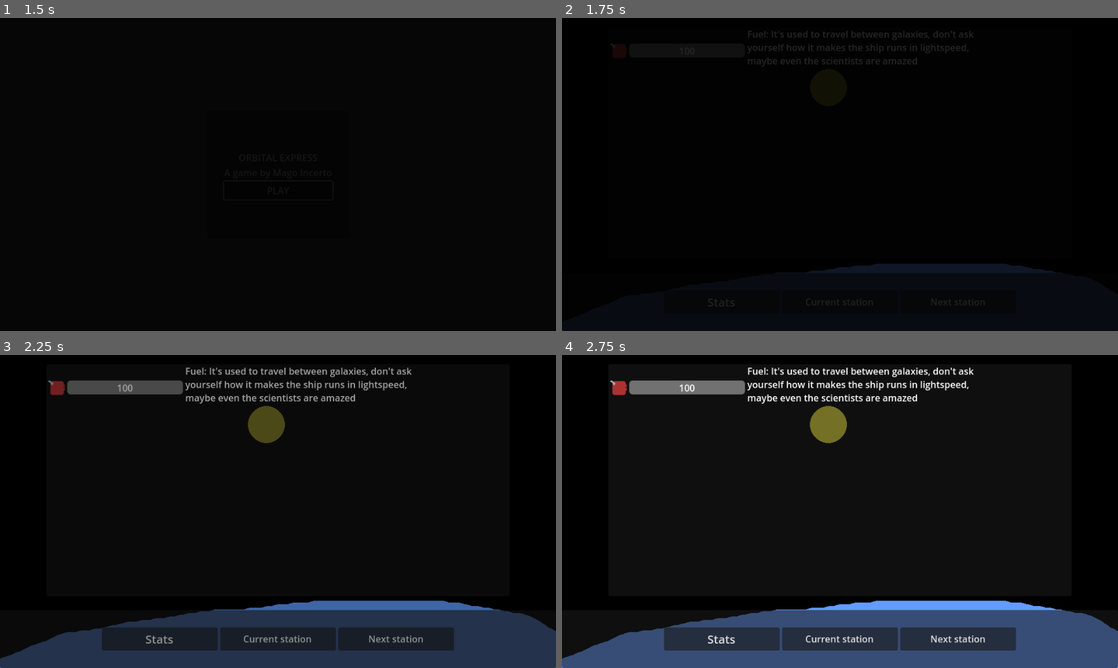
Above: before the commit, frames 1-4 (two rows, left to right).
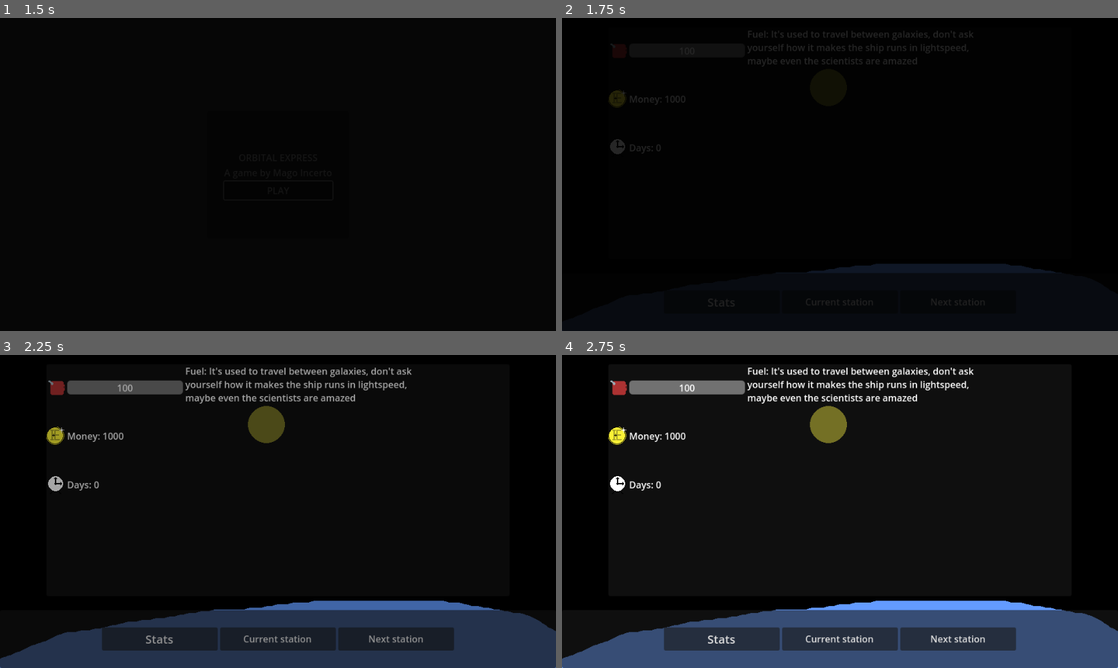
Above: after the commit, the same moments.

Repository: GustavoIgor/orbital-express
Game: Godot game, scene res://Scenes/main_menu.tscn
Same seed, same stepped clock (60 frames per second), same inputs: the game is played once before the commit and once after it.
Inputs:
- Up to frame 1 (1.5 s): click "PLAY" at 0.5 s; click "PLAY" at 1.25 s
- Up to frame 2 (1.75 s): no input
- Up to frame 3 (2.25 s): click "Stats" at 2 s
- Up to frame 4 (2.75 s): no input

Frame 1 is identical in both runs. In frame 2, 0.3% of the frame differs, in the area x 8-23%, y 22-44%; in frame 3, 0.4%; in frame 4, 0.5%.

Commit message:
Stats scene complete

Diff:
--- a/Scenes/station.tscn
+++ b/Scenes/station.tscn
@@ -70,3 +70,7 @@
 layout_mode = 1
 offset_top = 16.0
 offset_bottom = 416.0
+
+[connection signal="pressed" from="Control/Bar/HBoxContainer/Stats" to="." method="_on_stats_pressed"]
+[connection signal="pressed" from="Control/Bar/HBoxContainer/CurrentStation" to="." method="_on_current_station_pressed"]
+[connection signal="pressed" from="Control/Bar/HBoxContainer/NextStation" to="." method="_on_next_station_pressed"]
--- a/Scenes/stats.tscn
+++ b/Scenes/stats.tscn
@@ -1,7 +1,9 @@
-[gd_scene load_steps=3 format=3 uid="uid://dg2ie0juhtj7p"]
+[gd_scene load_steps=5 format=3 uid="uid://dg2ie0juhtj7p"]
 
 [ext_resource type="Script" path="res://Scripts/stats.gd" id="1_3yys5"]
 [ext_resource type="Texture2D" uid="uid://0s3vn55i83cb" path="res://Assets/gas.png" id="1_stn2a"]
+[ext_resource type="Texture2D" uid="uid://dqhdmi3g8rri" path="res://Assets/coin.png" id="3_x8v56"]
+[ext_resource type="Texture2D" uid="uid://bm2iw7gayxxwp" path="res://Assets/time.png" id="4_b5oyn"]
 
 [node name="Stats" type="Panel"]
 custom_minimum_size = Vector2(800, 400)
@@ -60,7 +62,39 @@
 horizontal_alignment = 1
 vertical_alignment = 1
 
+[node name="Money" type="HBoxContainer" parent="HBoxContainer/VBoxContainer"]
+custom_minimum_size = Vector2(0, 80)
+layout_mode = 2
+
+[node name="TextureRect" type="TextureRect" parent="HBoxContainer/VBoxContainer/Money"]
+custom_minimum_size = Vector2(32, 32)
+layout_mode = 2
+texture = ExtResource("3_x8v56")
+stretch_mode = 3
+
+[node name="Label" type="Label" parent="HBoxContainer/VBoxContainer/Money"]
+layout_mode = 2
+text = "Money:"
+
+[node name="Days" type="HBoxContainer" parent="HBoxContainer/VBoxContainer"]
+custom_minimum_size = Vector2(0, 80)
+layout_mode = 2
+
+[node name="TextureRect" type="TextureRect" parent="HBoxContainer/VBoxContainer/Days"]
+custom_minimum_size = Vector2(32, 32)
+layout_mode = 2
+texture = ExtResource("4_b5oyn")
+stretch_mode = 3
+
+[node name="Label" type="Label" parent="HBoxContainer/VBoxContainer/Days"]
+layout_mode = 2
+text = "Days:"
+
 [node name="RichTextLabel" type="RichTextLabel" parent="HBoxContainer"]
 custom_minimum_size = Vector2(400, 0)
 layout_mode = 2
 text = "Fuel: It's used to travel between galaxies, don't ask yourself how it makes the ship runs in lightspeed, maybe even the scientists are amazed"
+
+[connection signal="mouse_entered" from="HBoxContainer/VBoxContainer/Fuel" to="." method="_on_fuel_mouse_entered"]
+[connection signal="mouse_entered" from="HBoxContainer/VBoxContainer/Money" to="." method="_on_money_mouse_entered"]
+[connection signal="mouse_entered" from="HBoxContainer/VBoxContainer/Days" to="." method="_on_days_mouse_entered"]
--- a/Scripts/space_ship.gd
+++ b/Scripts/space_ship.gd
@@ -26,7 +26,7 @@
 		shoot()
 
 func shoot() -> void:
-	var bullet_instance = preload("res://Scenes/Bullet.tscn").instantiate()
+	var bullet_instance = preload("res://Scenes/bullet.tscn").instantiate()
 	bullet_instance.global_position = global_position
 	bullet_instance.rotation = rotation
 	get_parent().add_child(bullet_instance)
--- a/Scripts/station.gd
+++ b/Scripts/station.gd
@@ -6,3 +6,12 @@
 # Called every frame. 'delta' is the elapsed time since the previous frame.
 func _process(delta: float) -> void:
 	pass
+
+func _on_stats_pressed() -> void:
+	pass # Replace with function body.
+
+func _on_current_station_pressed() -> void:
+	pass # Replace with function body.
+
+func _on_next_station_pressed() -> void:
+	pass # Replace with function body.
--- a/Scripts/stats.gd
+++ b/Scripts/stats.gd
@@ -1,6 +1,9 @@
 extends Panel
 @onready var fuel_progress_bar : ProgressBar = $HBoxContainer/VBoxContainer/Fuel/ProgressBar
 @onready var fuel_label : Label = $HBoxContainer/VBoxContainer/Fuel/ProgressBar/Label
+@onready var money_label : Label = $HBoxContainer/VBoxContainer/Money/Label
+@onready var days_label : Label = $HBoxContainer/VBoxContainer/Days/Label
+@onready var info : RichTextLabel = $HBoxContainer/RichTextLabel
 # Called when the node enters the scene tree for the first time.
 func _ready() -> void:
 	pass # Replace with function body.
@@ -9,4 +12,15 @@
 func _process(delta: float) -> void:
 	fuel_progress_bar.value = Global.fuel
 	fuel_label.text = str(Global.fuel)
+	money_label.text = "Money: " + str(Global.money)
+	days_label.text = "Days: " + str(Global.days)
 	pass
+
+func _on_fuel_mouse_entered() -> void:
+	info.text = "Fuel: It's used to travel between galaxies, don't ask yourself how it makes the ship runs in lightspeed, maybe even the scientists are amazed."
+
+func _on_money_mouse_entered() -> void:
+	info.text = "Money. A currency. Most Universe uses this coin, it's gets crazy when election comes out... somethings never change even after thousands of years, right?"
+
+func _on_days_mouse_entered() -> void:
+	info.text = "Days, the how many times a celestial body rotates completely around its own axis. Even so many planets exists in the cosmos, it's still based on Earth (Now called 'Genisis') cycles."
Binary file added: Assets/coin.png
Not shown, added: Assets/coin.png.import
Binary file added: Assets/time.png
Not shown, added: Assets/time.png.import
